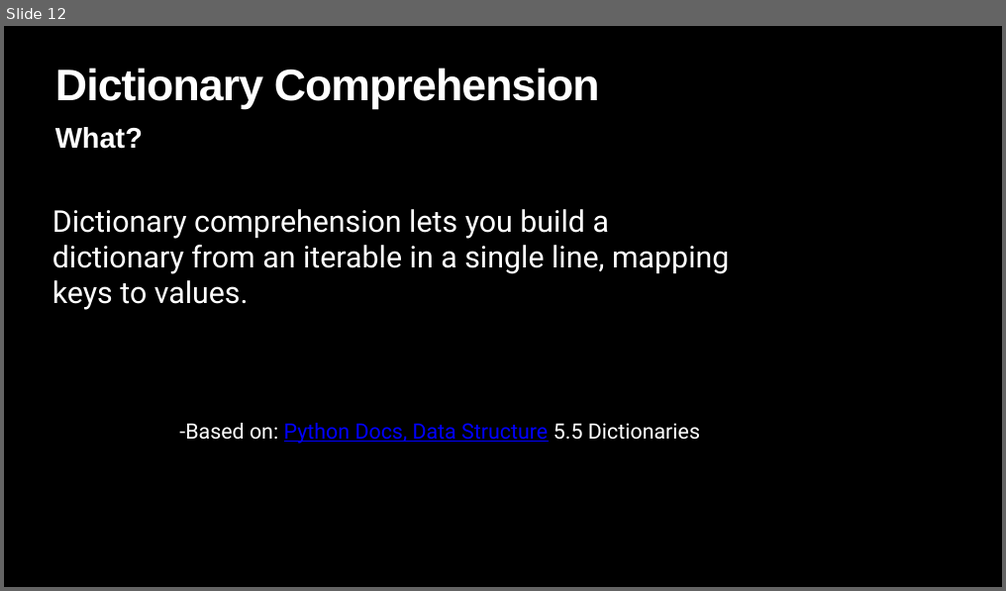
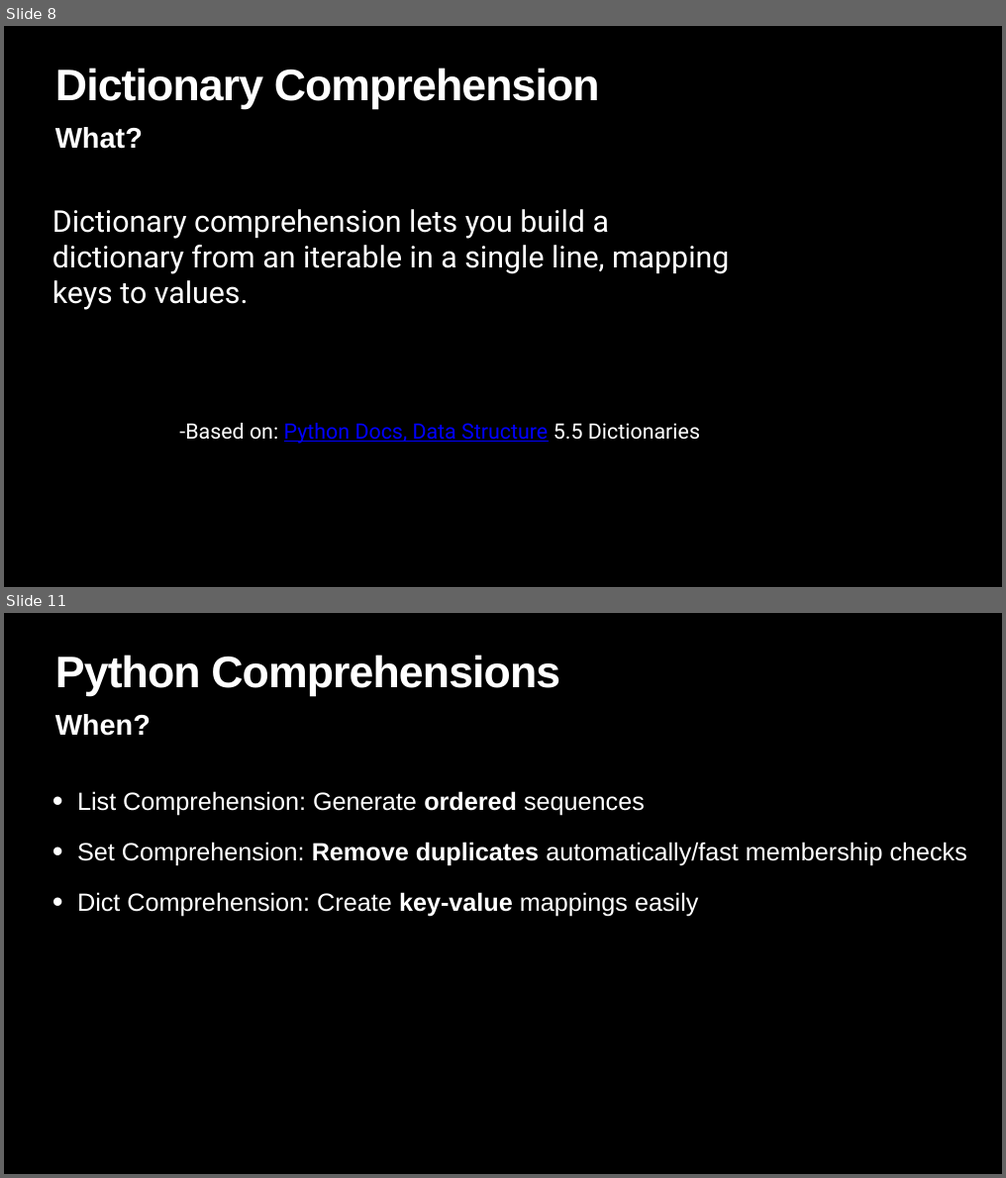
Before and after one commit to xiwu5/lightningtechtalk, a slide deck: Lightning Talk02.pptx. Shown one above the other, each under a label of ours: slide 12 before the commit, slides 8 and 11 after it; the slides between them are not shown. The pictures are 1006x591 and 1006x1178 pixels, drawn with LibreOffice and Linux fonts; fonts in the diff are those of the drawing. Boxes give left, top, right and bottom in pixels: in the first picture for what was removed or moved away, otherwise in the second. Text is boxed around its words. In the diff, an @@ line names an element or a change of style, - is before the commit and + after.

```diff
--- a/Lightning Talk02.pptx
+++ b/Lightning Talk02.pptx
@@ slide 11 added at [4,613,1002,1174], background #000000 @@
@@ title added at [55,655,560,696], 85 pt, text #FFFFFF, bold @@
+Python Comprehensions
@@ text added at [55,714,151,736], 55 pt, text #FFFFFF, bold @@
+When?
@@ text added at [77,791,967,916], 48 pt, text #FFFFFF @@
+• List Comprehension: Generate ordered sequences
+• Set Comprehension: Remove duplicates automatically/fast membership checks
+• Dict Comprehension: Create key-value mappings easily
@@ what was slide 12 is now slide 8 @@
```
Also in this commit, not shown: 6 slides changed, 1 other slide added, 6 slides removed.
